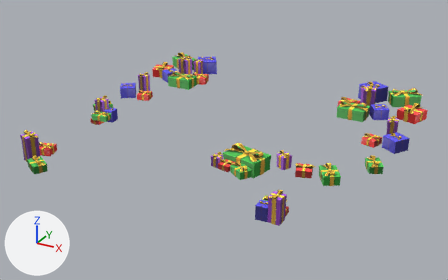
One commit to the glTF model MatchTwo/models/obj_gift.gltf: the scene before it, then after it.
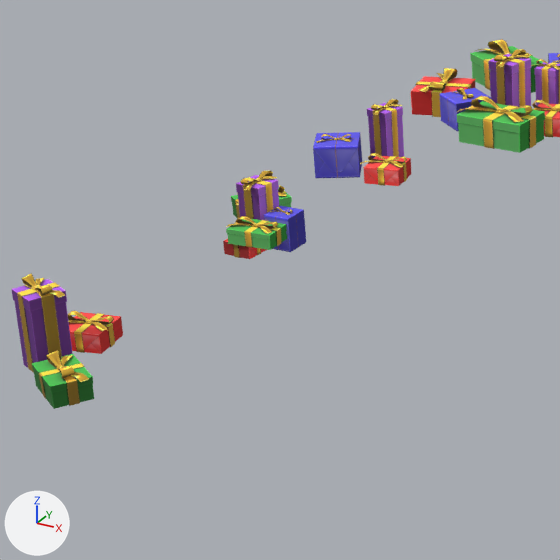
Old and new are each drawn whole from a 50 mm lens placed at (12.15, -22.29, 11.04), pointed at (0.07, -0.31, 0.05) and again close up on the part from 4% to 45% of the width and 14% to 80% of the height. The lights are fixed; the arrows at lower left show +X, +Y and +Z. Objects named as collision shapes, trigger or cutter boxes, shadow casters or lower levels of detail are left out. Vertices at the same position are counted once.

The first close-up shows 'obj_gift'.
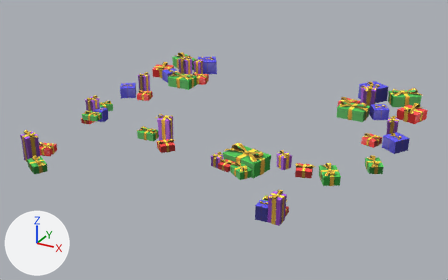
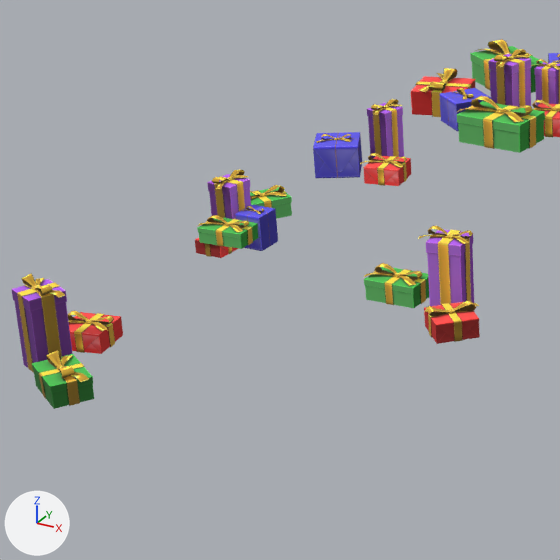
Where the change shows, as pixel boxes [x1, y1, x2, y2] in the close-ups (560 x 560 px; the box of a moved part takes in the faces that stretch with it):
part 1 of me_obj_gift, added: after [375, 263, 423, 281]
part 2 of me_obj_gift, added: after [399, 275, 416, 286]
part 3 of me_obj_gift, added: after [364, 273, 395, 277]
part 4 of me_obj_gift, added: after [384, 269, 412, 305]
part 5 of me_obj_gift, added: after [373, 271, 426, 304]
part 6 of me_obj_gift, added (red): after [424, 302, 480, 344]
part 7 of me_obj_gift, added: after [426, 300, 476, 317]
part 8 of me_obj_gift, added: after [441, 303, 463, 342]
part 9 of me_obj_gift, added: after [428, 311, 475, 338]
part 10 of me_obj_gift, added: after [428, 226, 473, 239]
part 11 of me_obj_gift, added: after [452, 236, 469, 244]
part 12 of me_obj_gift, added (orange): after [438, 230, 460, 304]
part 13 of me_obj_gift, added: after [430, 233, 471, 301]
part 14 of me_obj_gift, added (purple): after [426, 230, 474, 306]
part 15 of me_obj_gift, added (green): after [364, 267, 429, 308]
part 16 of me_obj_gift, moved or reshaped: before [223, 171, 306, 259]; after [195, 170, 278, 258]

Diff of the bpy script that builds the scene:
```diff
--- a/MatchTwo/models/obj_gift.gltf.py
+++ b/MatchTwo/models/obj_gift.gltf.py
@@ me_obj_gift @@
-me_obj_gift.from_pydata(...)  # 5240 vertices, 5948 faces; spans x -7.48..7.48, y -6.98..7.17, z -0.04..1.88
+me_obj_gift.from_pydata(...)  # 5636 vertices, 6391 faces; spans x -7.48..7.48, y -6.98..7.17, z -0.04..1.88
+# me_obj_gift part 1: the loose piece of 38 vertices spanning x -6.98..-6.46, y -0.54..0.16, z 0.49..0.61 is copied, and the copy is turned -56.2 degrees about the z axis through its middle, then moved by (3.88, -1.69, 0.0); it spans x -3.21..-2.47, y -1.99..-1.76, z 0.49..0.61
+# me_obj_gift part 2: the loose piece of 14 vertices spanning x -4.97..-4.6, y -2.6..-2.39, z 1.05..1.08 is copied, and the copy is scaled about its middle by (1.1, 1.21, 1.38), then moved by (2.13, 0.51, -0.56); it spans x -2.86..-2.45, y -2.11..-1.85, z 0.48..0.53
+# me_obj_gift part 3: the loose piece of 11 vertices spanning x -5.02..-4.82, y -2.05..-1.93, z 1.13..1.15 is copied, and the copy is scaled about its middle by (2.58, 2.45, 3.06), then moved by (1.85, -0.01, -0.64); it spans x -3.32..-2.82, y -2.14..-1.85, z 0.47..0.52
+# me_obj_gift part 4: the loose piece of 10 vertices spanning x -7.0..-6.45, y -0.39..-0.01, z 0.14..0.48 is copied, and the copy is turned -56.2 degrees about the z axis through its middle, then moved by (3.87, -1.68, 0.0); it spans x -2.94..-2.76, y -2.17..-1.59, z 0.14..0.48
+# me_obj_gift part 5: the loose piece of 16 vertices spanning x 1.32..2.97, y -2.51..-1.89, z -0.04..0.66 is copied, and the copy is turned 17.3 degrees about the z axis through its middle and scaled by 0.512, then moved by (-4.99, 0.31, 0.01); it spans x -3.27..-2.43, y -1.99..-1.78, z 0.14..0.5
+# me_obj_gift part 6: the loose piece of 8 vertices spanning x 4.11..4.88, y -2.33..-1.54, z 0.16..0.45 is copied, and the copy is turned 32 degrees about the z axis through its middle, then moved by (-5.98, -0.61, 0.0); it spans x -1.93..-1.04, y -2.99..-2.11, z 0.16..0.45
+# me_obj_gift part 7: the loose piece of 42 vertices spanning x 4.14..4.84, y -2.12..-1.78, z 0.47..0.58 is copied, and the copy is turned 32 degrees about the z axis through its middle, then moved by (-5.97, -0.61, 0.0); it spans x -1.77..-1.2, y -2.85..-2.26, z 0.47..0.58
+# me_obj_gift part 8: the loose piece of 10 vertices spanning x 4.34..4.65, y -2.27..-1.61, z 0.16..0.46 is copied, and the copy is turned 32 degrees about the z axis through its middle, then moved by (-5.98, -0.61, 0.0); it spans x -1.77..-1.2, y -2.81..-2.29, z 0.16..0.46
+# me_obj_gift part 9: the loose piece of 16 vertices spanning x 1.42..1.94, y -3.1..-2.93, z 0.2..0.46 is copied, and the copy is turned 55.9 degrees about the z axis through its middle and scaled by 1.25, then moved by (-3.17, 0.47, -0.02); it spans x -1.74..-1.23, y -2.83..-2.27, z 0.15..0.48
+# me_obj_gift part 10: the loose piece of 44 vertices spanning x -5.97..-5.34, y -6.25..-5.86, z 1.27..1.38 is copied, and the copy is turned -146.2 degrees about the z axis through its middle, then moved by (3.73, 4.19, 0.0); it spans x -2.26..-1.59, y -2.0..-1.71, z 1.27..1.38
+# me_obj_gift part 11: the loose piece of 14 vertices spanning x -5.31..-5.08, y -1.96..-1.67, z 1.54..1.58 is copied, and the copy is turned -74 degrees about the z axis through its middle and scaled by 1.19, then moved by (3.45, -0.11, -0.27); it spans x -1.94..-1.57, y -2.02..-1.84, z 1.27..1.31
+# me_obj_gift part 12: the loose piece of 8 vertices spanning x -5.5..-5.05, y -2.03..-1.88, z 0.6..1.54 is copied, and the copy is turned -74 degrees about the z axis through its middle and scaled by 1.19, then moved by (3.35, 0.08, -0.36); it spans x -2.07..-1.8, y -2.15..-1.6, z 0.15..1.27
+# me_obj_gift part 13: the loose piece of 11 vertices spanning x -5.36..-5.2, y -2.18..-1.72, z 0.59..1.56 is copied, and the copy is turned -74 degrees about the z axis through its middle and scaled by 1.19, then moved by (3.35, 0.08, -0.36); it spans x -2.21..-1.65, y -2.02..-1.73, z 0.14..1.29
+# me_obj_gift part 14: the loose piece of 16 vertices spanning x -5.51..-5.05, y -2.18..-1.72, z 0.6..1.53 is copied, and the copy is turned -74 degrees about the z axis through its middle and scaled by 1.19, then moved by (3.35, 0.08, -0.36); it spans x -2.24..-1.62, y -2.18..-1.56, z 0.15..1.26
+# me_obj_gift part 15: a new loose piece of 16 vertices spanning x -3.28..-2.42, y -2.19..-1.58, z 0.15..0.47, in mat_obj_gift
+# me_obj_gift part 16: 420 vertices moved from x -5.51..-4.57, y -2.71..-1.67, z 0.59..1.64 to x -5.9..-4.96, y -2.88..-1.84, z 0.59..1.64
 me_obj_gift.materials.append(mat_obj_gift)
```
